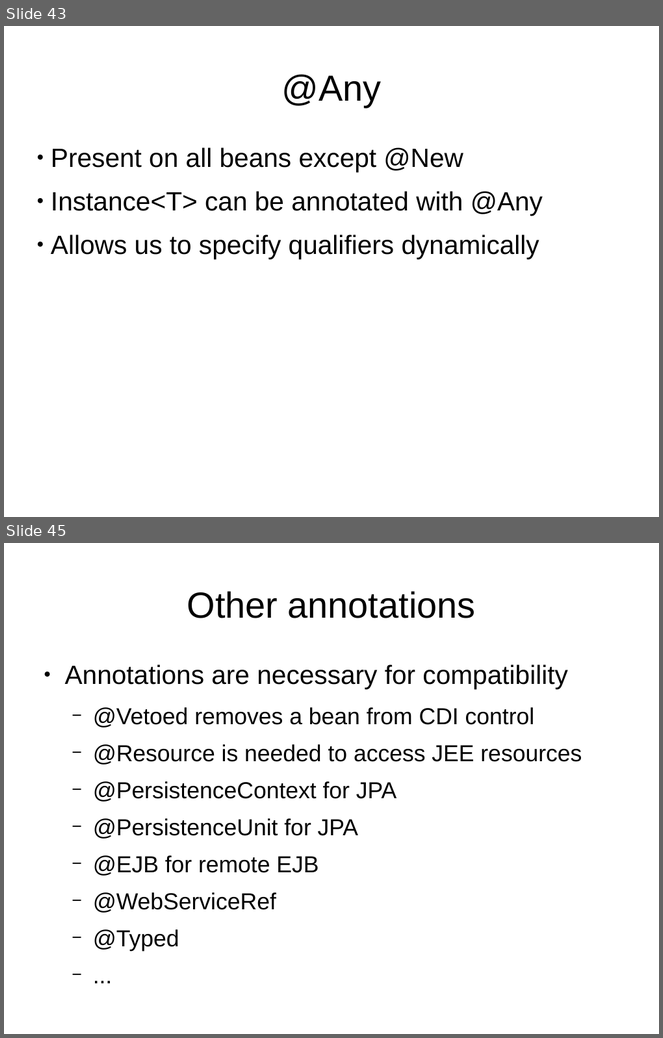
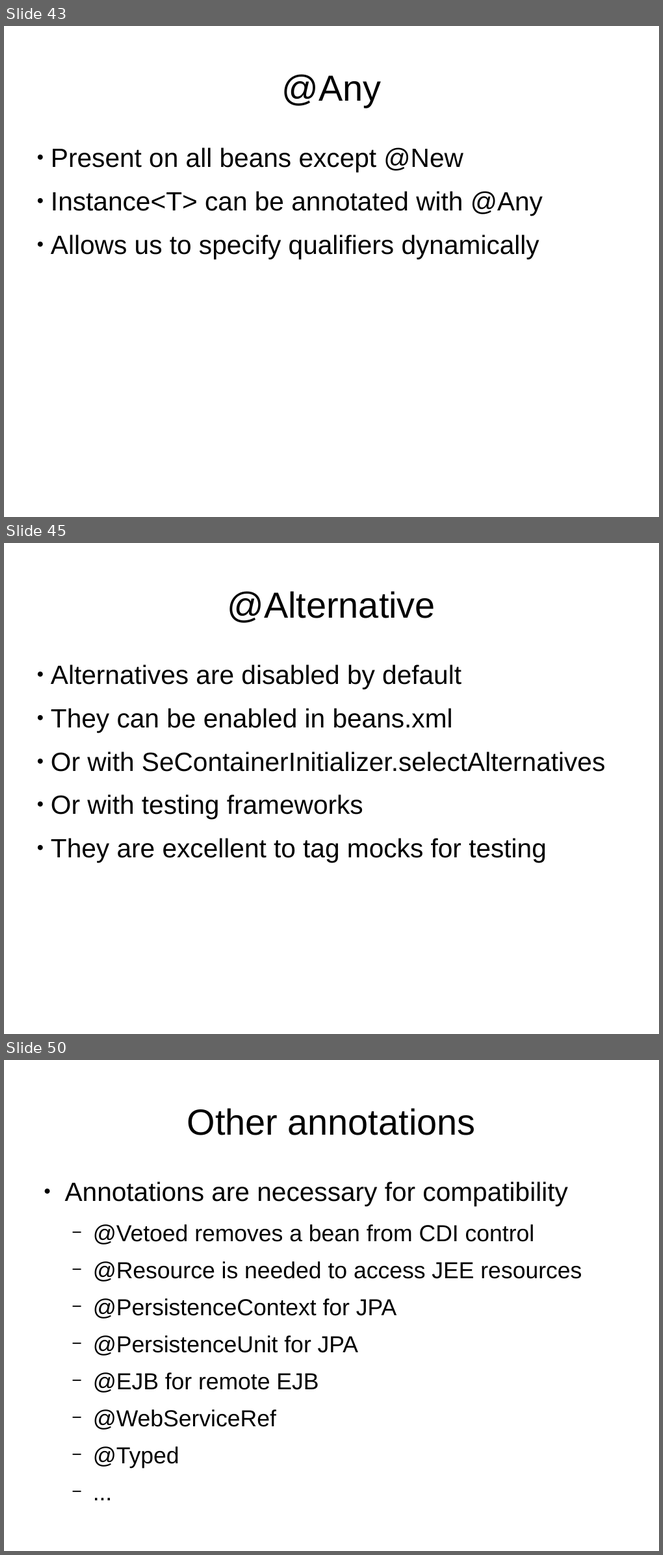
Before and after one commit to FrigoCoder/CDI, a slide deck: CDI.odp. Shown one above the other, each under a label of ours: slides 43 and 45 before the commit, slides 43, 45 and 50 after it; the slides between them are not shown. The pictures are 663x1038 and 663x1555 pixels, drawn with LibreOffice and Linux fonts; fonts in the diff are those of the drawing. Boxes give left, top, right and bottom in pixels: in the first picture for what was removed or moved away, otherwise in the second. Text is boxed around its words. In the diff, an @@ line names an element or a change of style, - is before the commit and + after.

```diff
--- a/CDI.odp
+++ b/CDI.odp
@@ slide 45 added at <box>4,543,659,1034</box>, background #FFFFFF @@
@@ title added at <box>227,591,435,623</box>, 44 pt, text #000000 @@
+@Alternative
@@ text added at <box>51,665,605,863</box>, 32 pt, text #000000 @@
+● Alternatives are disabled by default
+● They can be enabled in beans.xml
+● Or with SeContainerInitializer.selectAlternatives
+● Or with testing frameworks
+● They are excellent to tag mocks for testing
@@ what was slide 45 is now slide 50 @@
```
Also in this commit, not shown: 2 slides changed, 6 other slides added.
